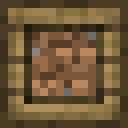
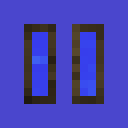
Comparing the layer stacks of the two 128 x 128 images. Changes:
added layer "primitive_dehumidifier" above "primitive_frame" over [0, 0, 128, 128]
hid "composter" over [24, 24, 104, 104]
